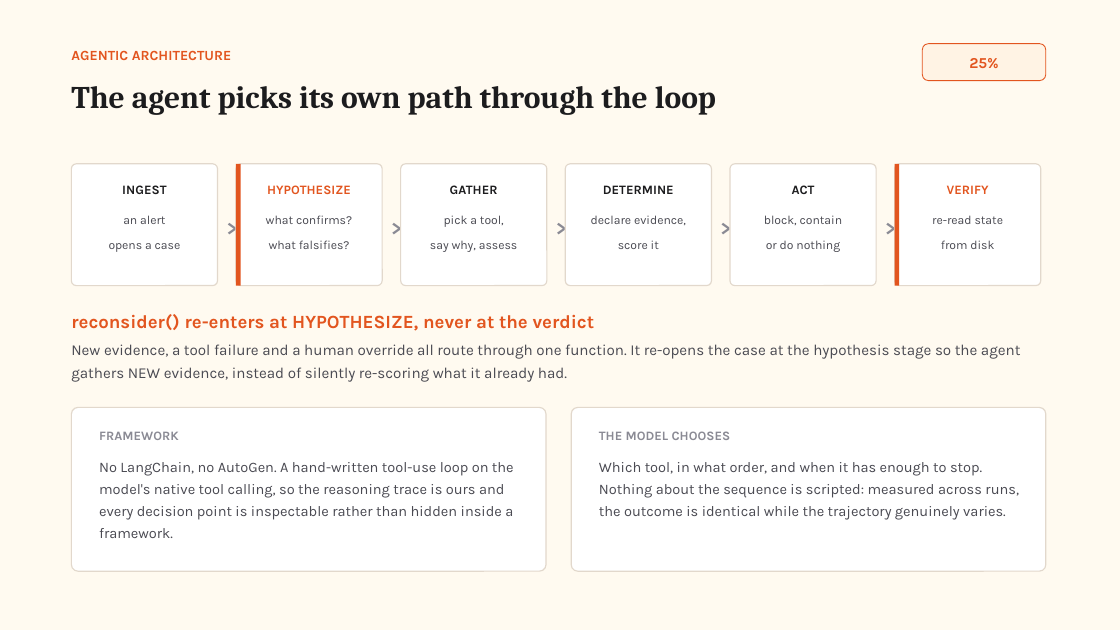
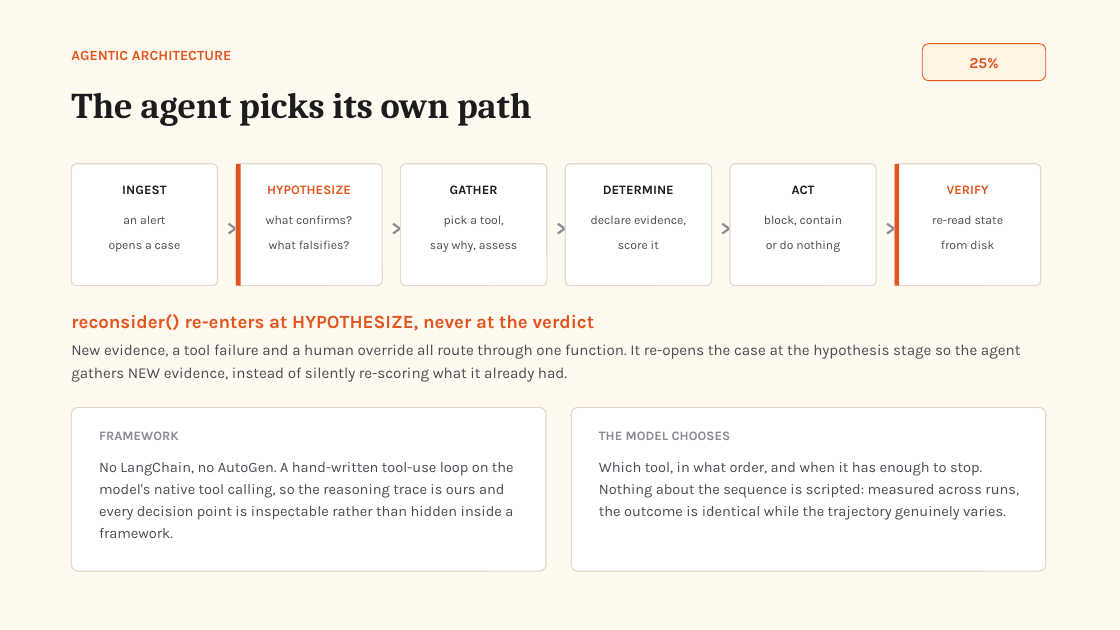
Before and after one commit to Graybeep/Dropout_Autonomous-SOC-Investigation-Response-Agent, a slide deck: slide 3 of deck.pptx (slide 4 before the commit). Drawn at 1120x630 pixels with LibreOffice and Linux fonts; fonts in the diff are those of the drawing. Boxes give left, top, right and bottom in pixels: in the first picture for what was removed or moved away, otherwise in the second. Text is boxed around its words. In the diff, an @@ line names an element or a change of style, - is before the commit and + after.

Commit message:
Add architecture documentation; add a matching architecture slide to the deck
docs/ARCHITECTURE.md covers the nine components the brief asked for, each mapped
to the file and function that implements it: Agent/Controller, Tools, External
Systems, Memory/State, Retrieval, Planning, Evaluation/Verification, Human
Interaction and Failure Handling. It includes a Mermaid diagram with a
plain-text fallback, a sequence diagram of the normal path, and the
reconsideration and failure paths traced through real scenarios. Every numeric
and structural claim was checked against the code before committing: turn cap
14, rejection cap 3, retry cap 5, both score clamps, the two-hour stale-lock
timeout, and that the control-plane functions are absent from both agent
toolsets. All sixteen file paths it cites exist.

It states two things plainly rather than implying otherwise: retrieval is
structured keyed lookup with no vector store, by design, and there is no
separate planner module - planning is the model working inside constraints the
prompts set, with re-planning after new evidence enforced structurally by
reconsider() re-entering at HYPOTHESIZE.

The README's component table now lists the same nine, splitting Tools from
Retrieval. That closes the earlier "nine components, eight named" gap and the
README-versus-deck contradiction.

Deck: new slide 4, the same nine components as a diagram. Rendered every slide
through PowerPoint and inspected the output rather than trusting geometry
checks, which found four layout defects a bounds check could not see - two
titles wrapping into content and being clipped (slides 3 and 7), a card overflow
on slide 2, and a legend colliding with body text on slide 4 - plus slide 9
quoting 105/105 where the README uses 99/99 as the single public number. All
fixed and re-rendered.

```diff
--- a/deck.pptx
+++ b/deck.pptx
@@ text at (71, 93, 532, 126): text changed; size 27 to 31 pt @@
-The agent picks its own path through the loop
+The agent picks its own path
```
Also in this commit, not shown: 7 other slides changed, 1 slide added, 2 slides removed, 3 other files.
